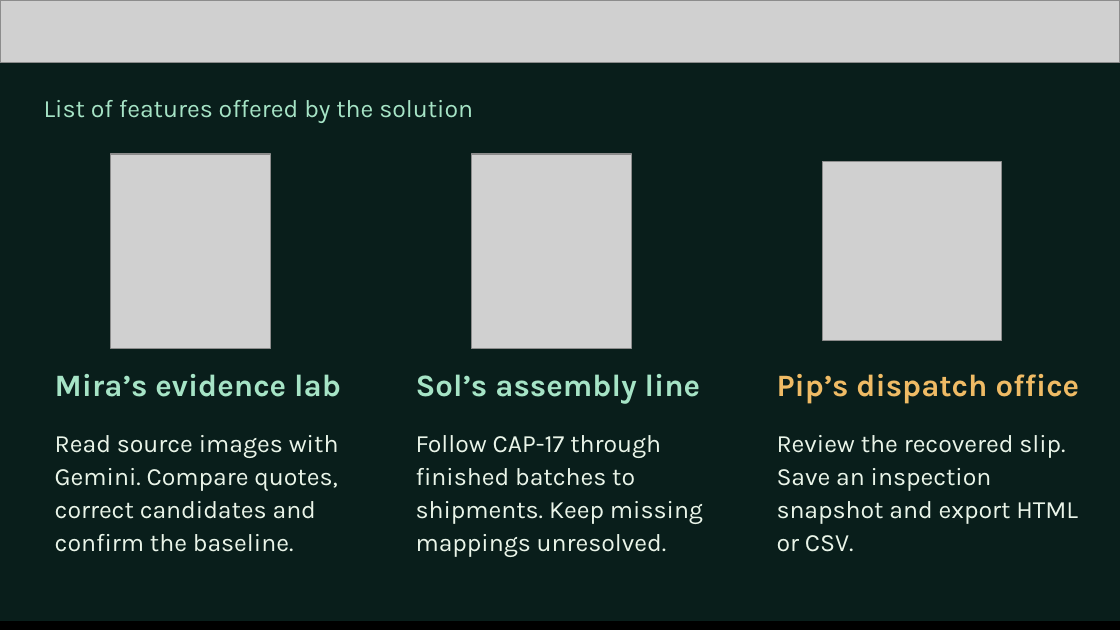
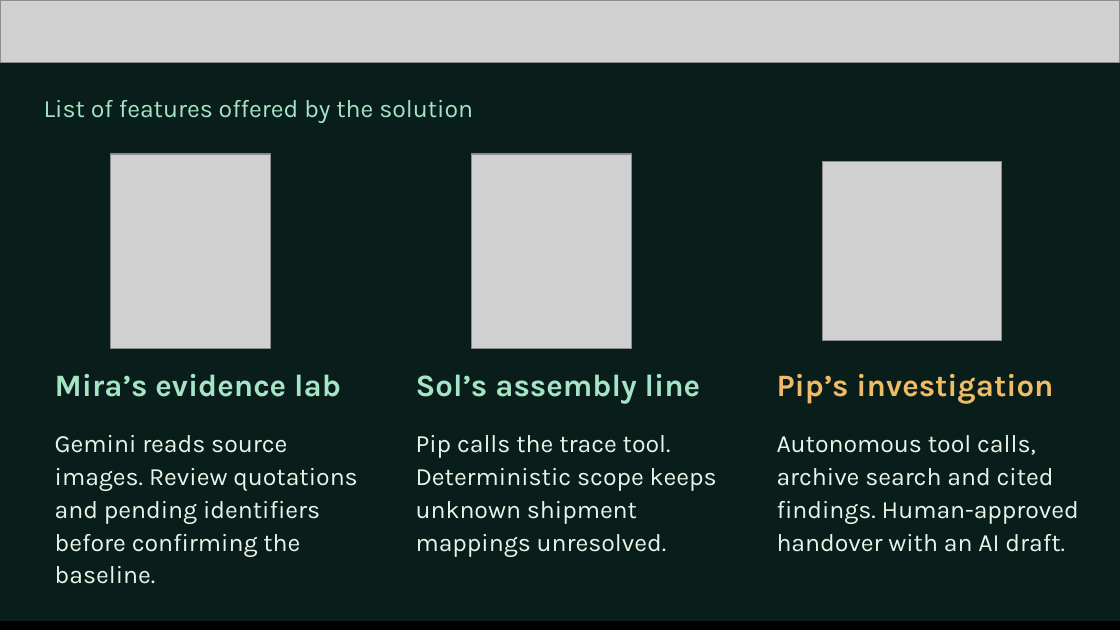
Before and after one commit to mk-tdev/BatchLens, a slide deck: slide 4 of docs/submission/BatchLens-Pitch-Review.pptx. Drawn at 1120x630 pixels with LibreOffice and Linux fonts; fonts in the diff are those of the drawing; grey boxes stand for pictures. Boxes give left, top, right and bottom in pixels: in the first picture for what was removed or moved away, otherwise in the second. Text is boxed around its words. In the diff, an @@ line names an element or a change of style, - is before the commit and + after.

Commit message:
Update pitch and document verified live Gemini investigation

```diff
--- a/docs/submission/BatchLens-Pitch-Review.pptx
+++ b/docs/submission/BatchLens-Pitch-Review.pptx
@@ text at <box>777,374,1053,404</box>: text changed @@
-Pip’s dispatch office
+Pip’s investigation
@@ text at <box>55,435,357,557</box>: text changed @@
-Read source images with Gemini. Compare quotes, correct candidates and confirm the baseline.
+Gemini reads source images. Review quotations and pending identifiers before confirming the baseline.
@@ text at <box>416,435,717,557</box>: text changed @@
-Follow CAP-17 through finished batches to shipments. Keep missing mappings unresolved.
+Pip calls the trace tool. Deterministic scope keeps unknown shipment mappings unresolved.
@@ text at <box>777,435,1079,552</box>: text changed @@
-Review the recovered slip. Save an inspection snapshot and export HTML or CSV.
+Autonomous tool calls, archive search and cited findings. Human-approved handover with an AI draft.
```
Also in this commit, not shown: 8 other slides changed, 1 slide added, 1 slide removed, 3 other files.
